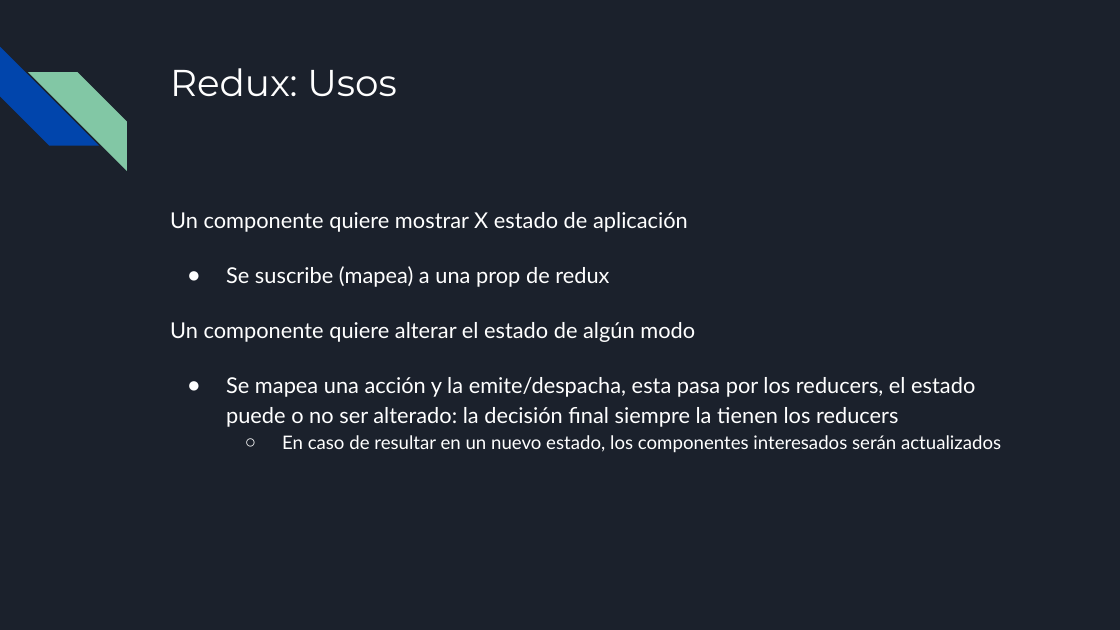
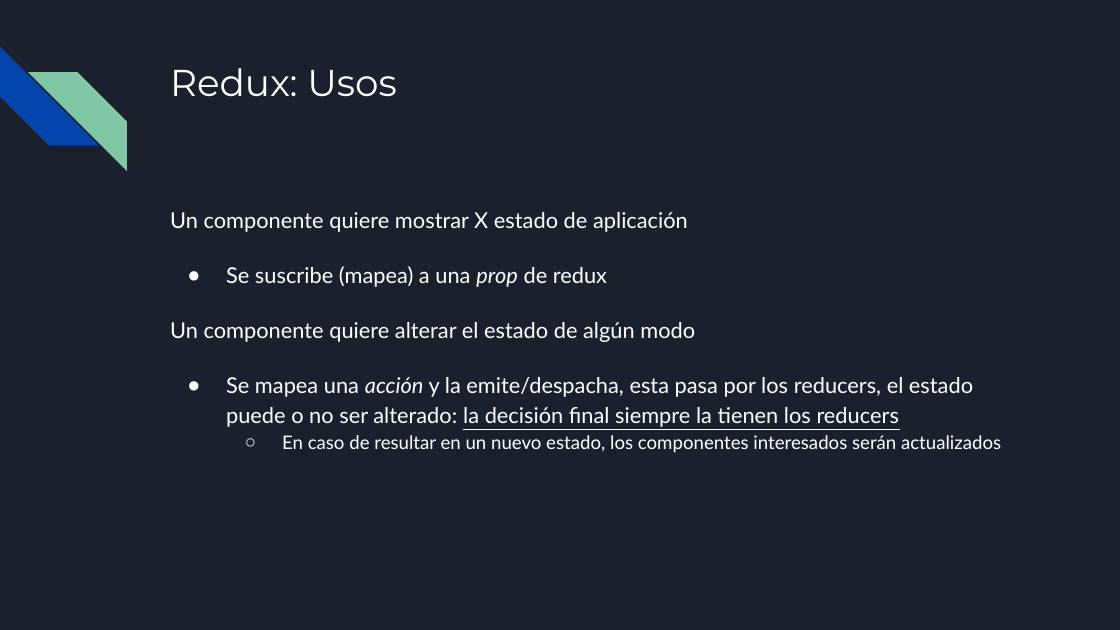
Before and after one commit to francisco-pinchentti/react-basics, a slide deck: slide 21 of docs/React.odp. Drawn at 1120x630 pixels with LibreOffice and Linux fonts; fonts in the diff are those of the drawing. Boxes give left, top, right and bottom in pixels: in the first picture for what was removed or moved away, otherwise in the second. Text is boxed around its words. In the diff, an @@ line names an element or a change of style, - is before the commit and + after.

```diff
--- a/docs/React.odp
+++ b/docs/React.odp
@@ text at box(226, 266, 973, 427): italic on in "prop", "acción"; underline on in "la decisión final siempre la tienen los ..." @@
```
Also in this commit, not shown: 5 other slides changed, 1 slide added, 3 other files.
